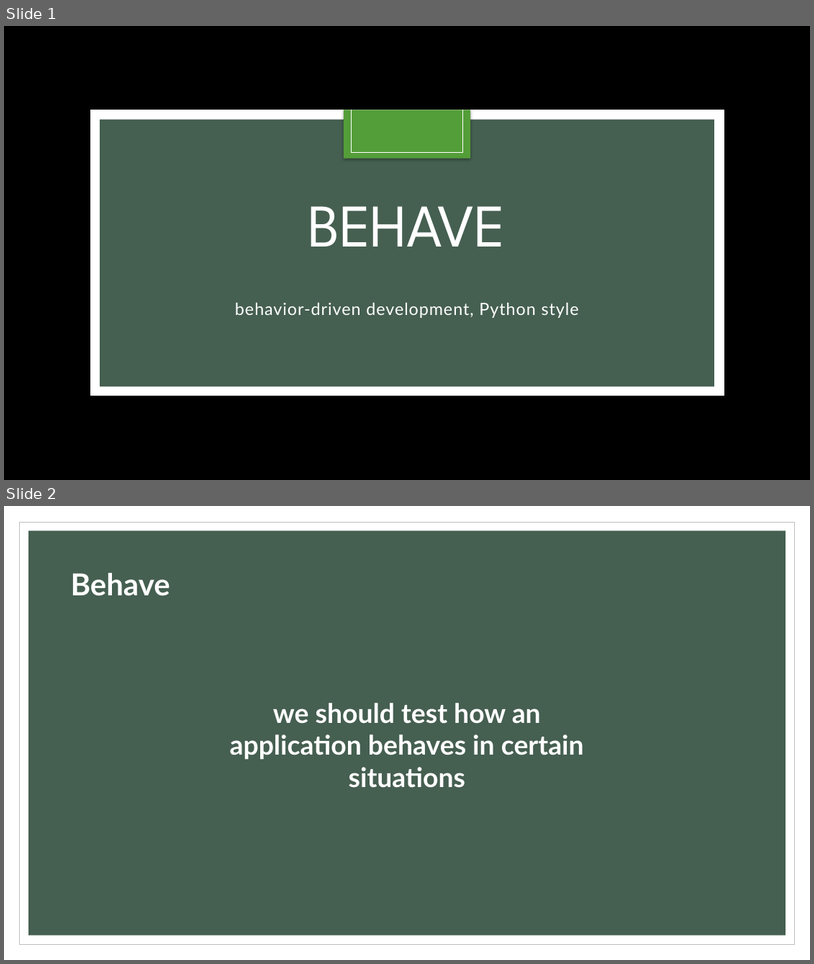
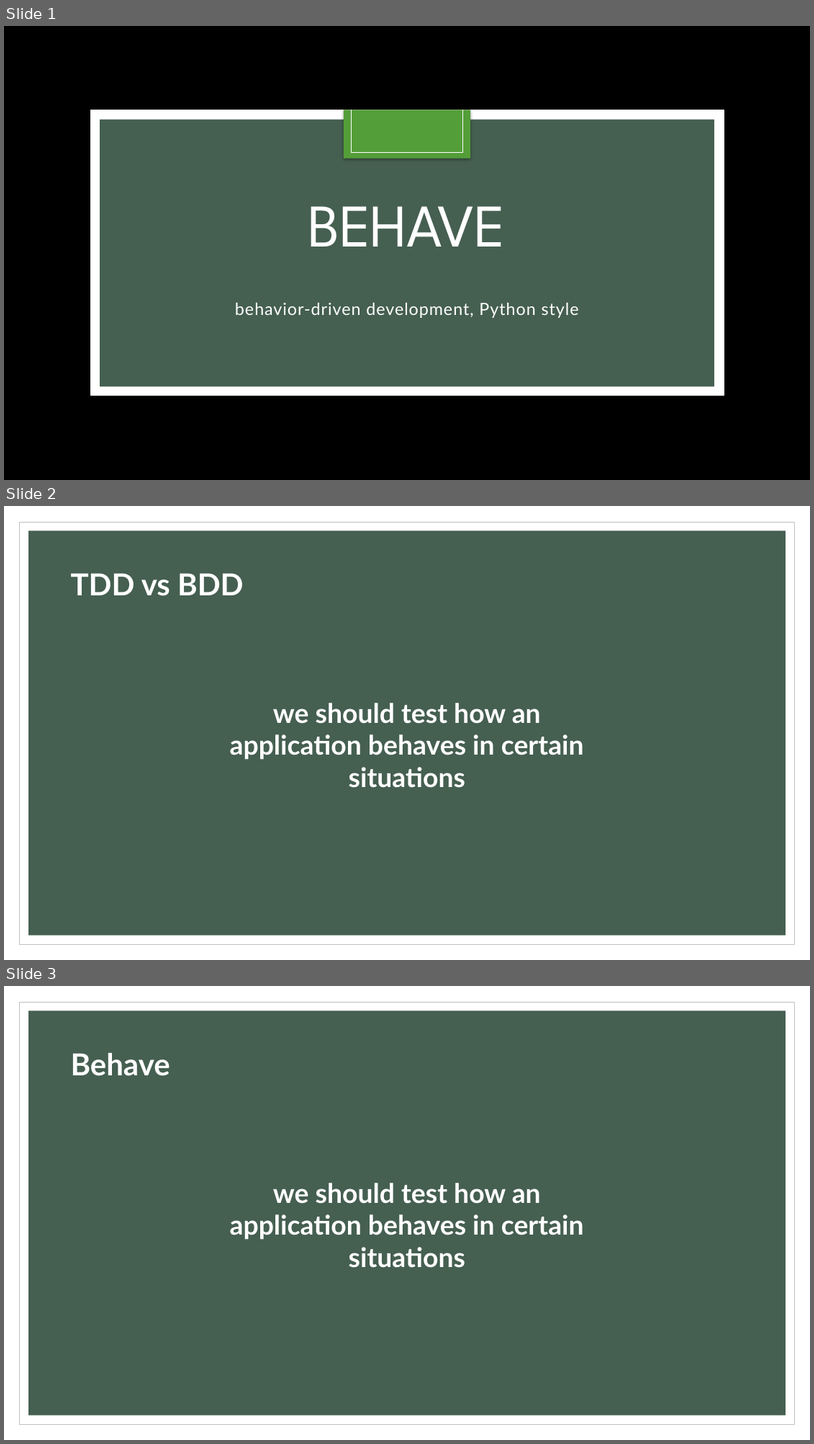
Before and after one commit to SajjadMb/Behave, a slide deck: slide/Behave.pptx. Shown one above the other, each under a label of ours: slides 1 and 2 before the commit, slides 1, 2 and 3 after it. The pictures are 814x964 and 814x1444 pixels, drawn with LibreOffice and Linux fonts; fonts in the diff are those of the drawing; background and template pictures are left out. Boxes give left, top, right and bottom in pixels: in the first picture for what was removed or moved away, otherwise in the second. Text is boxed around its words. In the diff, an @@ line names an element or a change of style, - is before the commit and + after.

```diff
--- a/slide/Behave.pptx
+++ b/slide/Behave.pptx
@@ slide 2 added at box(4, 506, 810, 960), background #FFFFFF; not listed: 2 template elements that a slide beside it also shows @@
@@ text added at box(71, 573, 243, 596), 36 pt, text #FFFFFF, bold @@
+TDD vs BDD
@@ text added at box(230, 703, 584, 759), 32 pt, text #FFFFFF, bold @@
+we should test how an application behaves in certain situations
@@ what was slide 2 is now slide 3 @@
```
Also in this commit, not shown: 1 other slide added, 5 other files.
